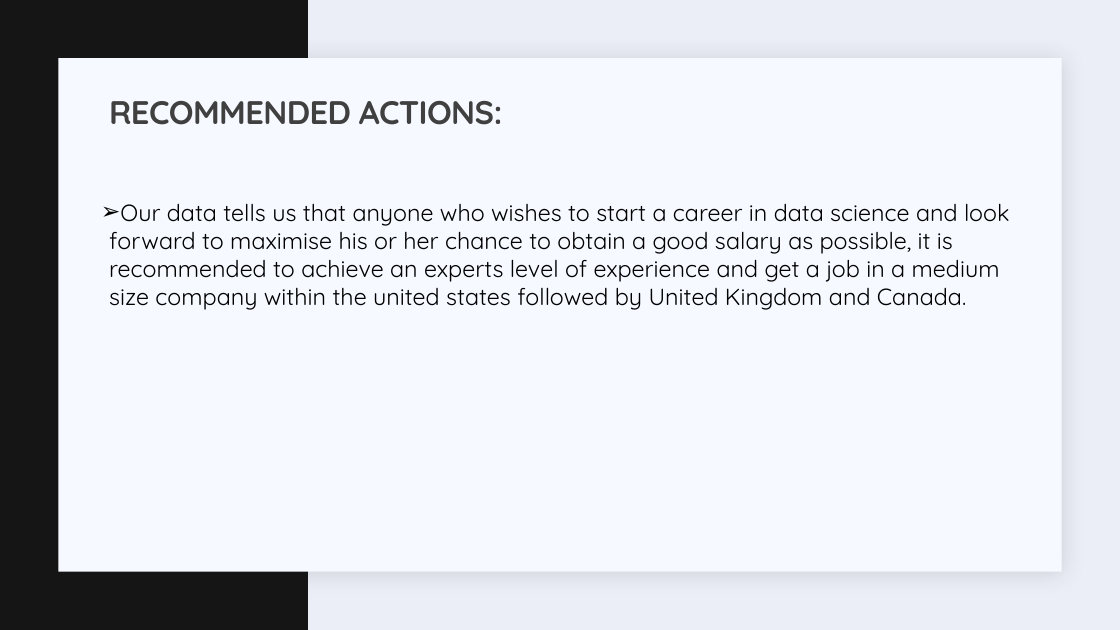
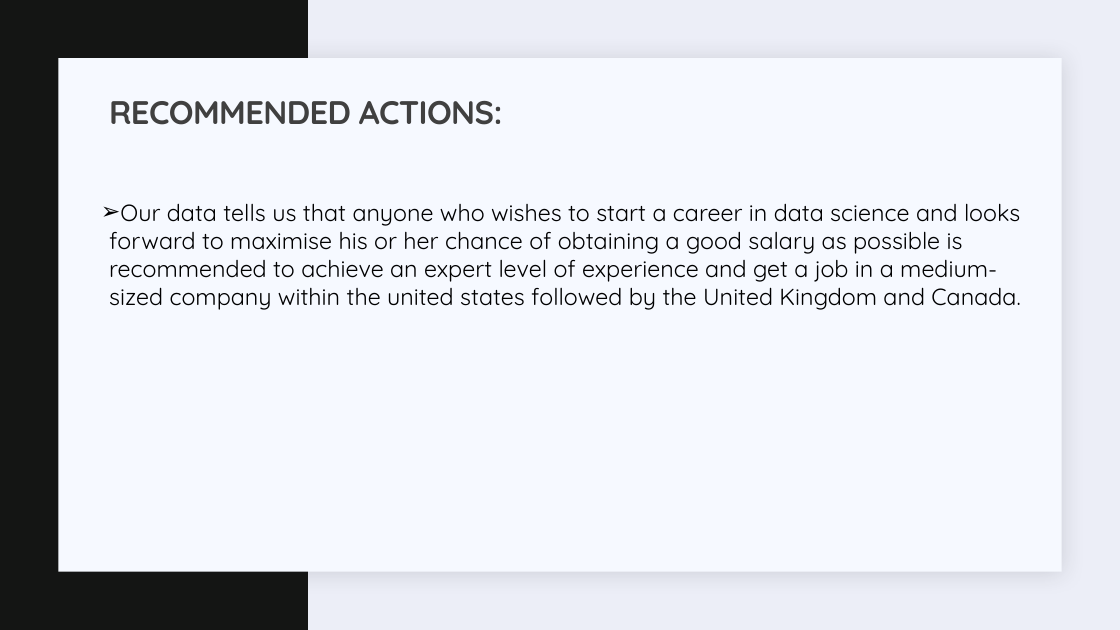
Before and after one commit to JEDDTT/Software-Projects, a slide deck: slide 57 of Data Analysis/DATA SCIENTIST SALARY.pptx (slide 52 before the commit). Drawn at 1120x630 pixels with LibreOffice and Linux fonts; fonts in the diff are those of the drawing. Boxes give left, top, right and bottom in pixels: in the first picture for what was removed or moved away, otherwise in the second. Text is boxed around its words. In the diff, an @@ line names an element or a change of style, - is before the commit and + after.

```diff
--- a/Data Analysis/DATA SCIENTIST SALARY.pptx
+++ b/Data Analysis/DATA SCIENTIST SALARY.pptx
@@ text at (x1=109, y1=203, x2=1020, y2=310): text changed @@
-➢ Our data tells us that anyone who wishes to start a career in data science and look forward to maximise his or her chance to obtain a good salary as possible, it is recommended to achieve an experts level of experience and get a job in a medium size company within the united states followed by United Kingdom and Canada.
+➢ Our data tells us that anyone who wishes to start a career in data science and looks forward to maximise his or her chance of obtaining a good salary as possible is recommended to achieve an expert level of experience and get a job in a medium-sized company within the united states followed by the United Kingdom and Canada.
```
Also in this commit, not shown: 23 other slides changed, 5 slides added, 13 other files.
